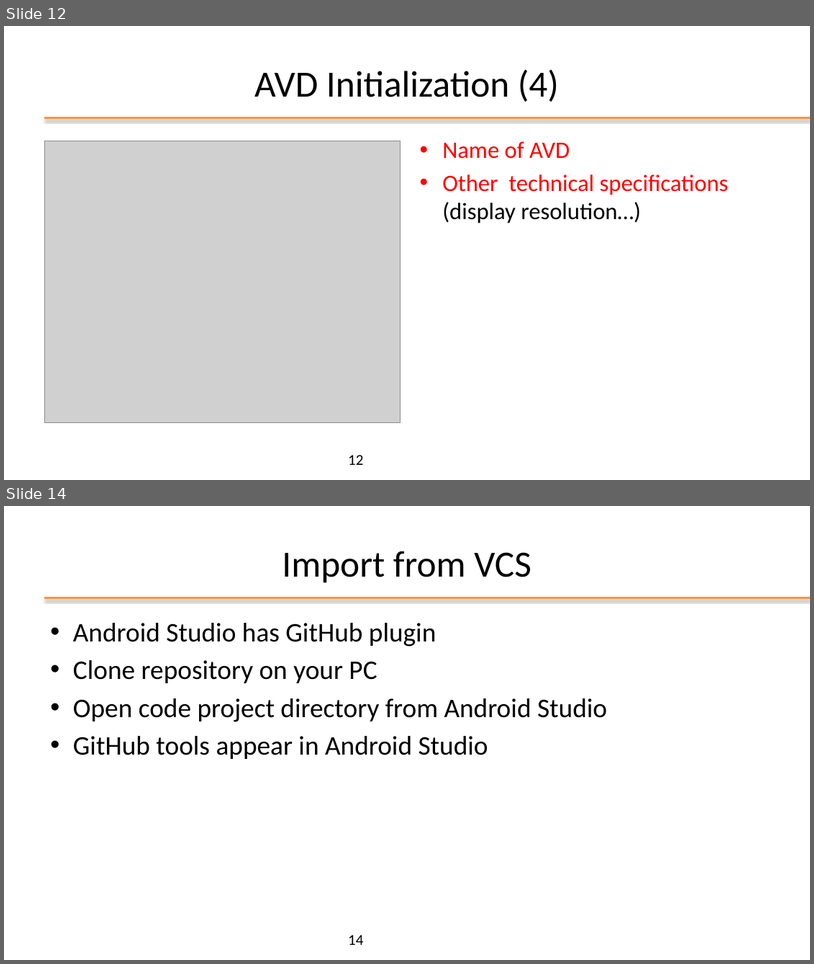
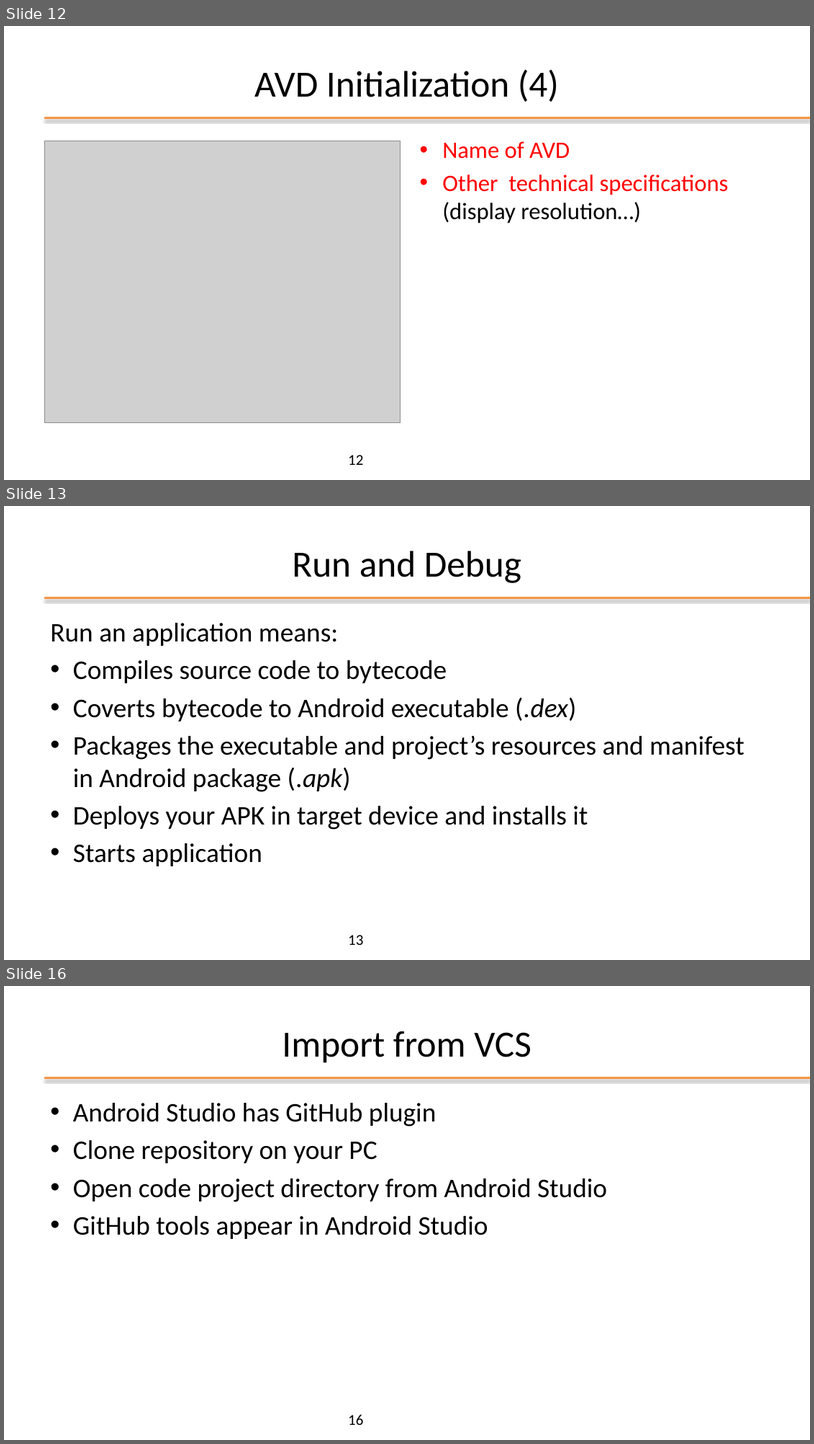
Before and after one commit to kevinmala00/ATTIVITA-PROGETTUALE, a slide deck: slides/02 - Android Studio.pptx. Shown one above the other, each under a label of ours: slides 12 and 14 before the commit, slides 12, 13 and 16 after it; the slides between them are not shown. The pictures are 814x964 and 814x1444 pixels, drawn with LibreOffice and Linux fonts; fonts in the diff are those of the drawing; grey boxes stand for pictures; background and template pictures are left out. Boxes give left, top, right and bottom in pixels: in the first picture for what was removed or moved away, otherwise in the second. Text is boxed around its words. In the diff, an @@ line names an element or a change of style, - is before the commit and + after.

Commit message:
M2 -> COMPLETE (upgrade run end debug, add sample project)

```diff
--- a/slides/02 - Android Studio.pptx
+++ b/slides/02 - Android Studio.pptx
@@ slide 13 added at box(4, 506, 810, 960), background #FFFFFF; not listed: 1 template element that a slide beside it also shows @@
@@ title added at box(292, 551, 522, 583), 44 pt, text #000000 @@
+Run and Debug
@@ text added at box(50, 623, 745, 866), 32 pt, text #000000 @@
+Run an application means:
+• Compiles source code to bytecode
+• Coverts bytecode to Android executable (.dex)
+• Packages the executable and project’s resources and manifest in Android package (.apk)
+• Deploys your APK in target device and installs it
+• Starts application
@@ page number added at box(348, 934, 363, 944), 18 pt, text #000000 @@
+13
@@ what was slide 14 is now slide 16 @@
@@ page number at box(348, 1414, 363, 1424): text changed @@
-14
+16
```
Also in this commit, not shown: 3 slides changed, 2 other slides added.
